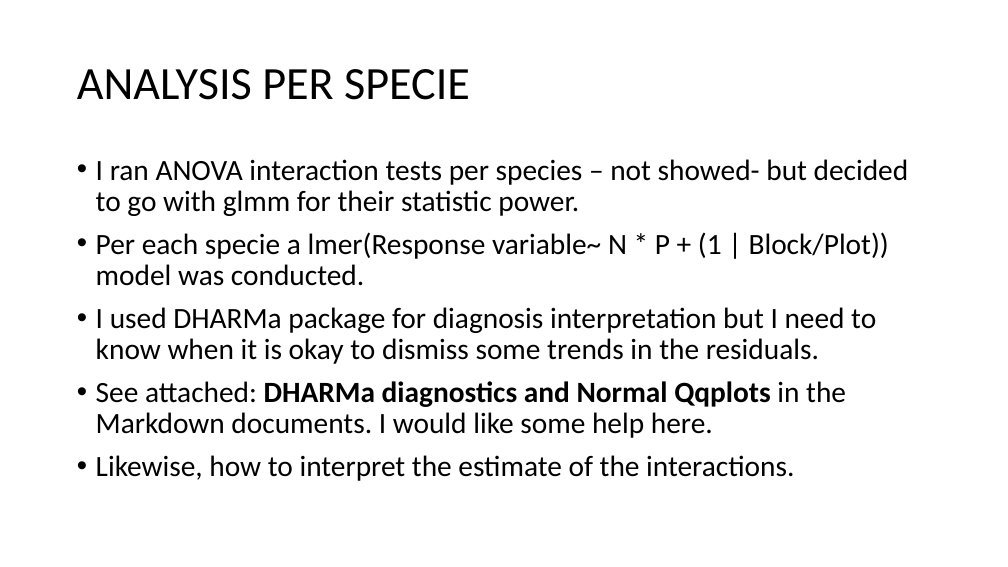
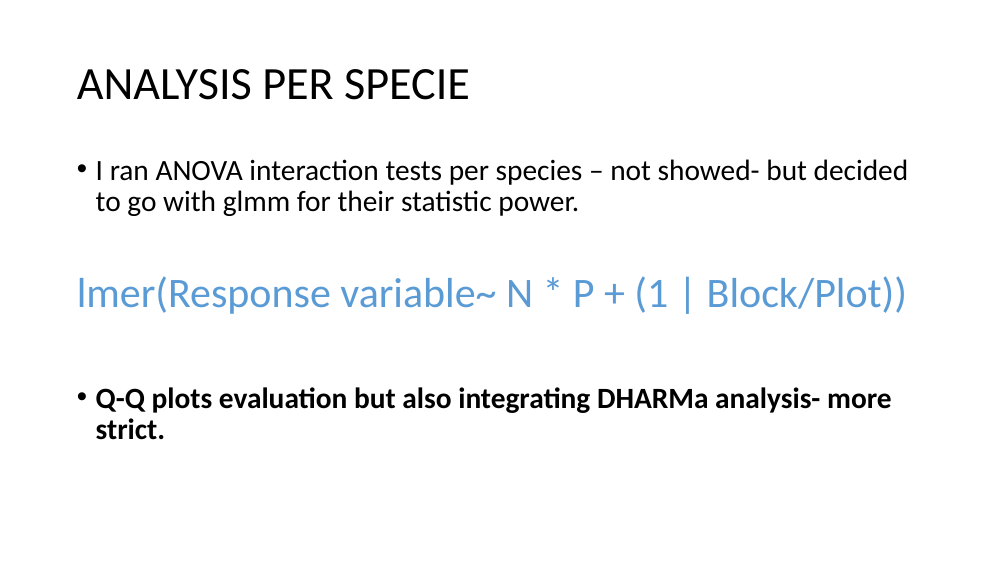
Before and after one commit to ajchavez94/NUMEX_preliminar, a slide deck: slide 8 of NUMEX_pre_RStudio/NUMEX results.pptx (slide 5 before the commit). Drawn at 1008x567 pixels with LibreOffice and Linux fonts; fonts in the diff are those of the drawing. Boxes give left, top, right and bottom in pixels: in the first picture for what was removed or moved away, otherwise in the second. Text is boxed around its words. In the diff, an @@ line names an element or a change of style, - is before the commit and + after.

```diff
--- a/NUMEX_pre_RStudio/NUMEX results.pptx
+++ b/NUMEX_pre_RStudio/NUMEX results.pptx
@@ text at [77,276,907,440]: text changed; bold on @@
-• Per each specie a lmer(Response variable~ N * P + (1 | Block/Plot)) model was conducted.
-• I used DHARMa package for diagnosis interpretation but I need to know when it is okay to dismiss some trends in the residuals.
-• See attached: DHARMa diagnostics and Normal Qqplots in the Markdown documents. I would like some help here.
-• Likewise, how to interpret the estimate of the interactions.
+lmer(Response variable~ N * P + (1 | Block/Plot))
+• Q-Q plots evaluation but also integrating DHARMa analysis- more strict.
```
Also in this commit, not shown: 15 other slides changed, 12 slides added, 4 slides removed, 30 other files.
